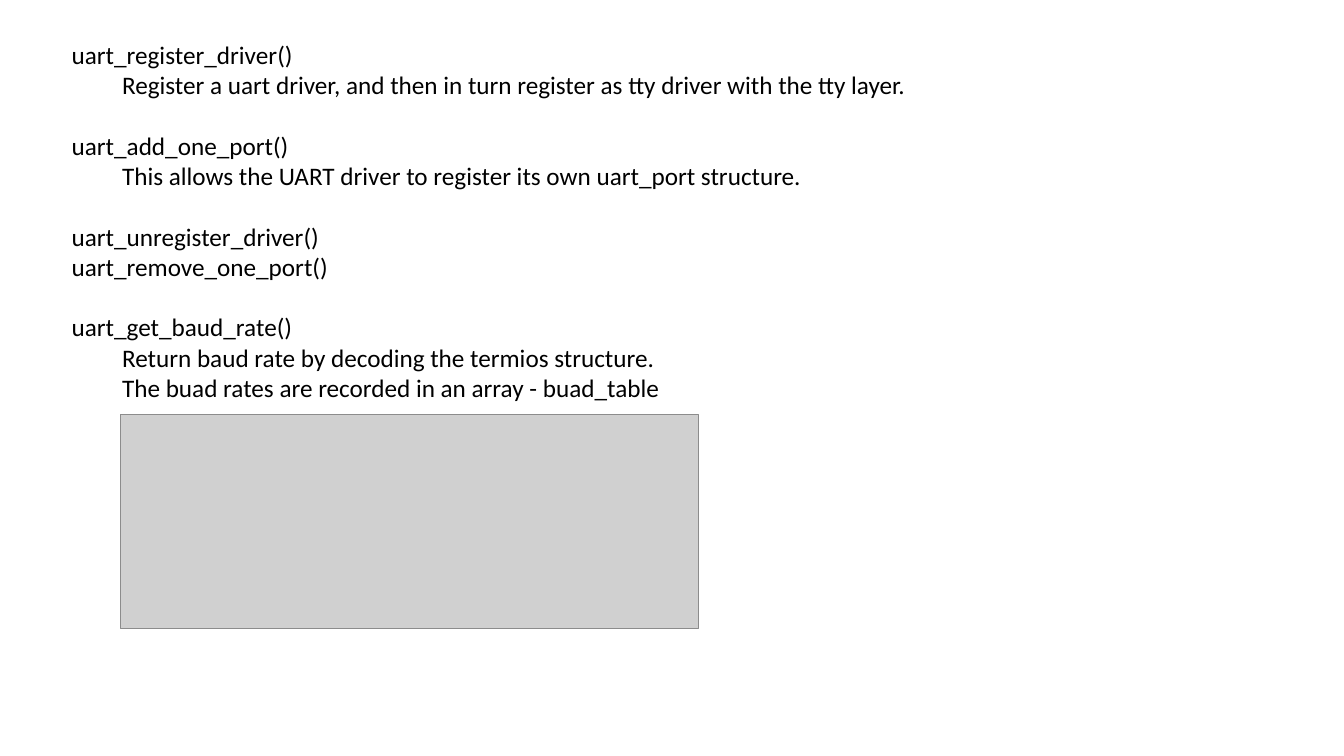
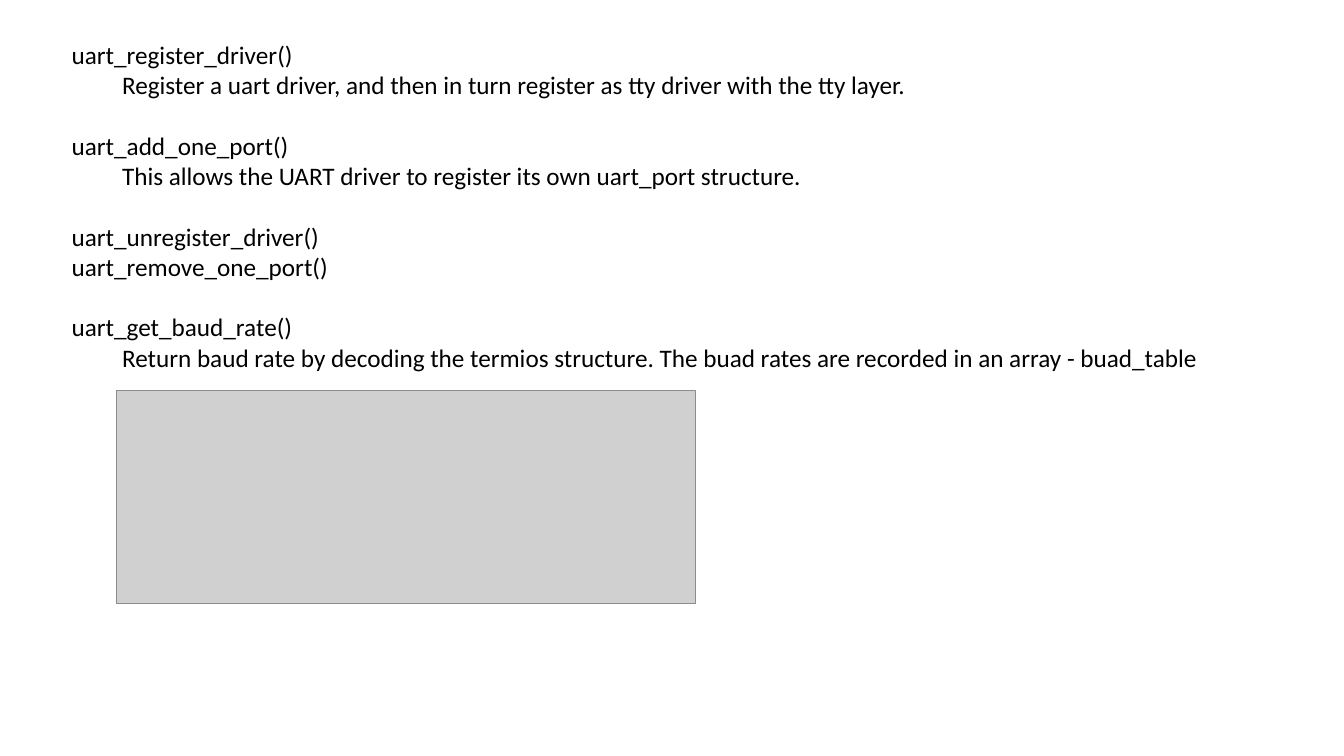
Before and after one commit to coreJJ-tan/for_stu, a slide deck: slide 1 of tty杂项/uart/uart3.pptx. Drawn at 1344x756 pixels with LibreOffice and Linux fonts; fonts in the diff are those of the drawing; grey boxes stand for pictures. Boxes give left, top, right and bottom in pixels: in the first picture for what was removed or moved away, otherwise in the second. Text is boxed around its words. In the diff, an @@ line names an element or a change of style, - is before the commit and + after.

```diff
--- a/tty杂项/uart/uart3.pptx
+++ b/tty杂项/uart/uart3.pptx
@@ text at bbox=[122, 349, 1196, 372]: text changed @@
-Return baud rate by decoding the termios structure.
-The buad rates are recorded in an array - buad_table
+Return baud rate by decoding the termios structure. The buad rates are recorded in an array - buad_table
@@ picture: place and size @@
-picture at bbox=[120, 415, 699, 628]
+picture at bbox=[117, 390, 696, 603]
```
Also in this commit, not shown: 4 slides added, 1 other file.
